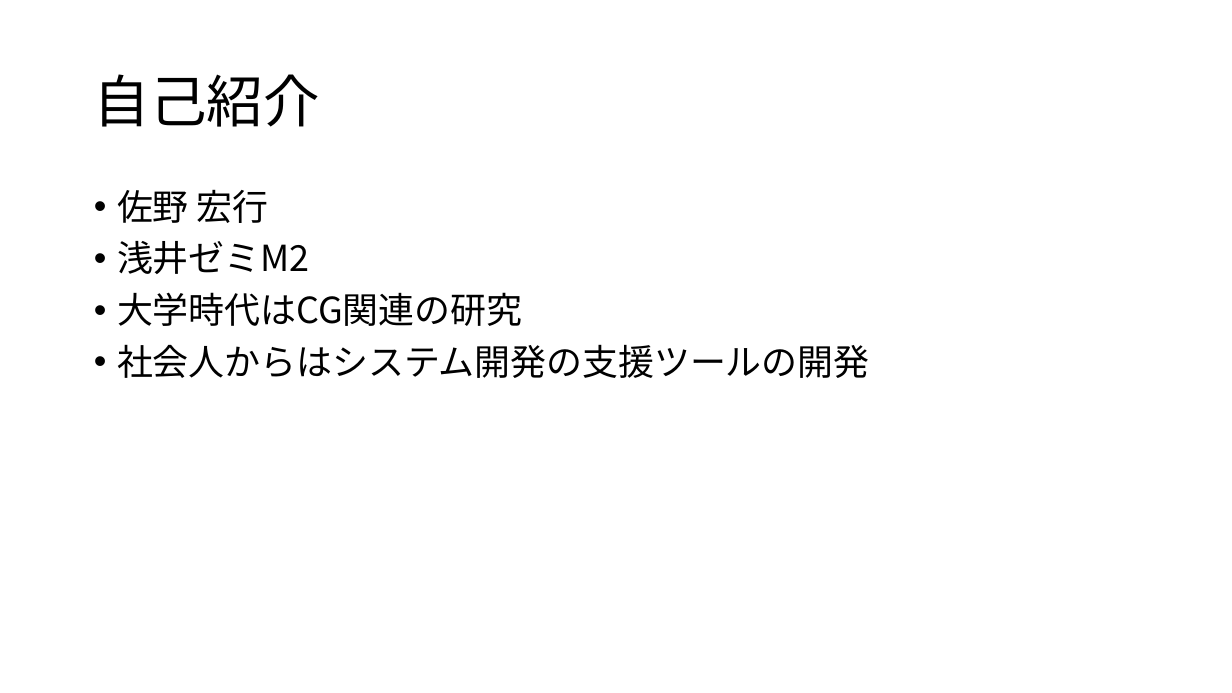
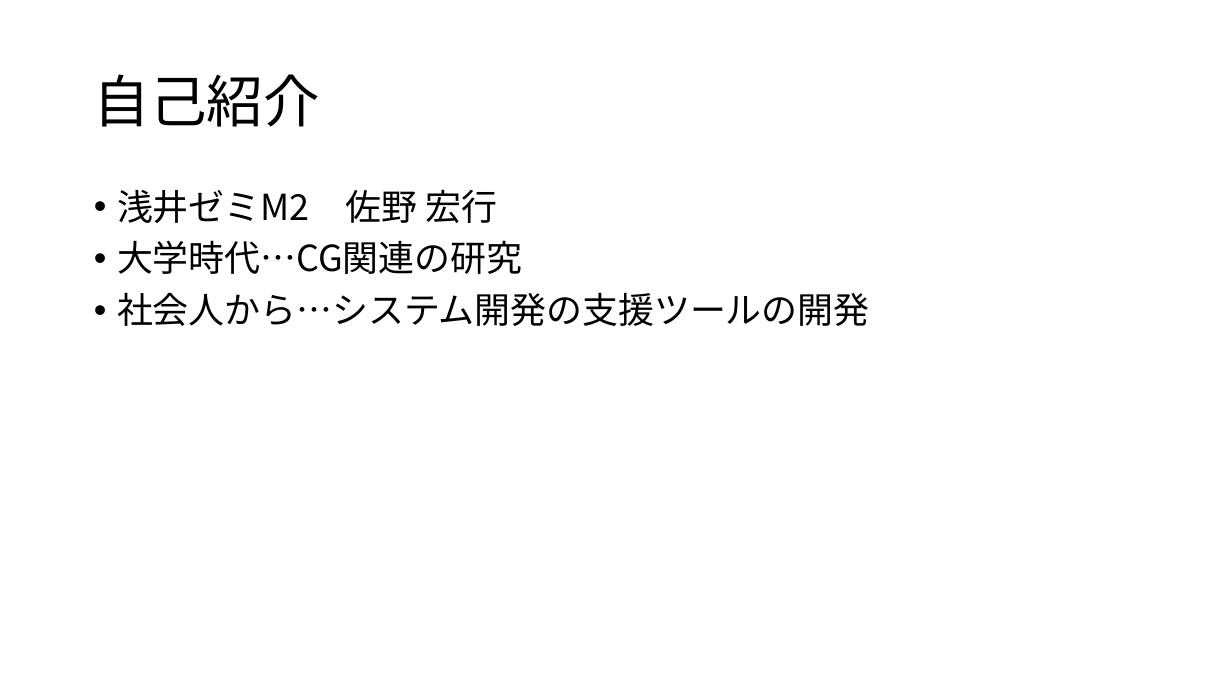
Before and after one commit to sanofc/onsen, a slide deck: slide 2 of docs/presentation/20160527/CGによる湯気のシミュレーション.pptx. Drawn at 1232x693 pixels with LibreOffice and Linux fonts; fonts in the diff are those of the drawing. Boxes give left, top, right and bottom in pixels: in the first picture for what was removed or moved away, otherwise in the second. Text is boxed around its words. In the diff, an @@ line names an element or a change of style, - is before the commit and + after.

```diff
--- a/docs/presentation/20160527/CGによる湯気のシミュレーション.pptx
+++ b/docs/presentation/20160527/CGによる湯気のシミュレーション.pptx
@@ text at [117, 189, 869, 326]: text changed @@
-• 佐野 宏行
-• 浅井ゼミM2
-• 大学時代はCG関連の研究
-• 社会人からはシステム開発の支援ツールの開発
+• 浅井ゼミM2 佐野 宏行
+• 大学時代…CG関連の研究
+• 社会人から…システム開発の支援ツールの開発
```
Also in this commit, not shown: 2 other slides changed, 4 slides added, 2 slides removed, 2 other files.
